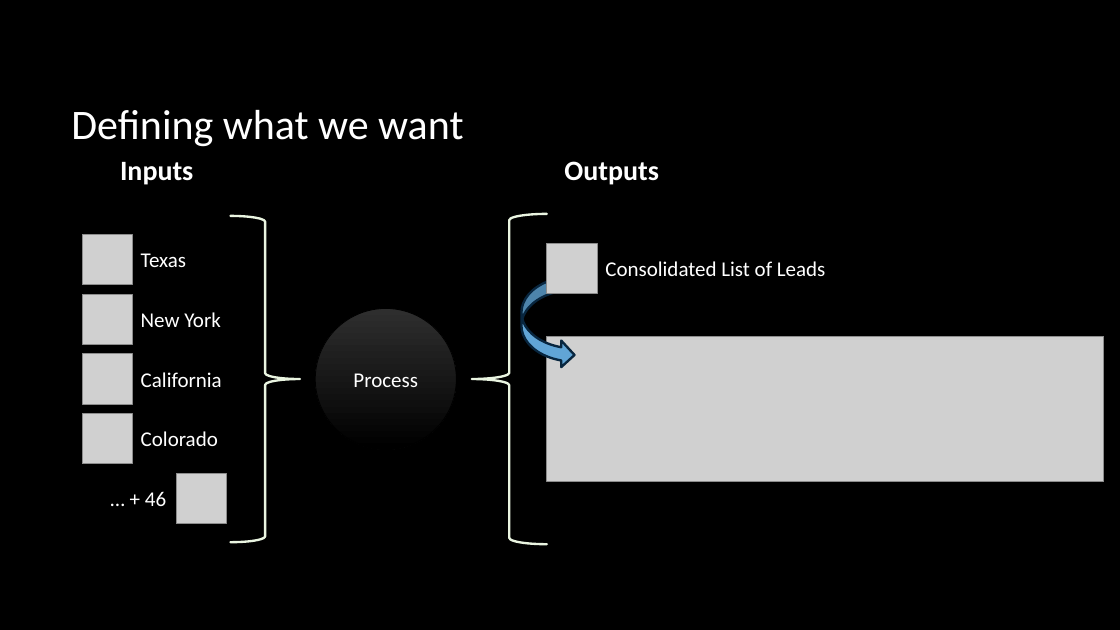
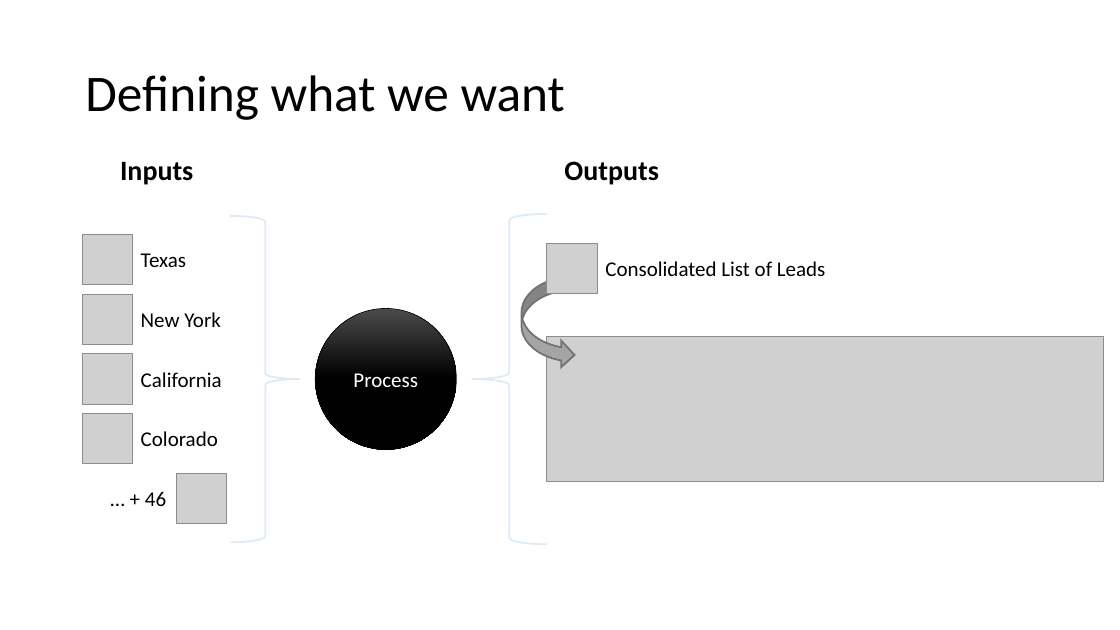
Before and after one commit to conduitl/csv_lesson, a slide deck: slide 2 of case1.pptx. Drawn at 1120x630 pixels with LibreOffice and Linux fonts; fonts in the diff are those of the drawing; grey boxes stand for pictures; background and template pictures are left out. Boxes give left, top, right and bottom in pixels: in the first picture for what was removed or moved away, otherwise in the second. Text is boxed around its words. In the diff, an @@ line names an element or a change of style, - is before the commit and + after.

```diff
--- a/case1.pptx
+++ b/case1.pptx
@@ background picture (left out) to #FFFFFF @@
@@ title "Defining what we want": place and size @@
-title "Defining what we want" at <box>71,110,463,147</box>
+title "Defining what we want" at <box>85,75,565,120</box>
@@ title "Defining what we want" at <box>85,75,565,120</box>: size 36 to 44 pt, text colour #FFFFFF to #000000; line spacing 1 to 0.9 @@
@@ text colour #FFFFFF to #000000 in 8 elements at <box>141,253,186,267</box>, <box>141,312,221,327</box>, <box>141,372,222,387</box>, <box>141,431,218,446</box>, <box>145,491,166,506</box>, <box>605,261,826,276</box>, <box>120,162,193,185</box>, <box>564,161,659,185</box> @@
@@ right brace at <box>230,216,300,542</box>: outline #EAF5E1 2 pt to #DEEBF7 1.5 pt; shadow off @@
@@ left brace at <box>472,214,547,544</box>: outline #EAF5E1 2 pt to #DEEBF7 1.5 pt; shadow off @@
@@ curved right arrow at <box>522,276,575,368</box>: fill #61A5D6 to #A5A5A5; outline #08263F 2 pt to #767171 1.5 pt @@
@@ ellipse "Process" at <box>315,308,456,450</box>: fill gradient #2F2F2F to #000000 to gradient #4B4B4B to #000000; outline #000000 0.75 pt to #000000 0.5 pt; shadow off @@
```
Also in this commit, not shown: 15 other slides changed, 1 slide added, 2 other files.
